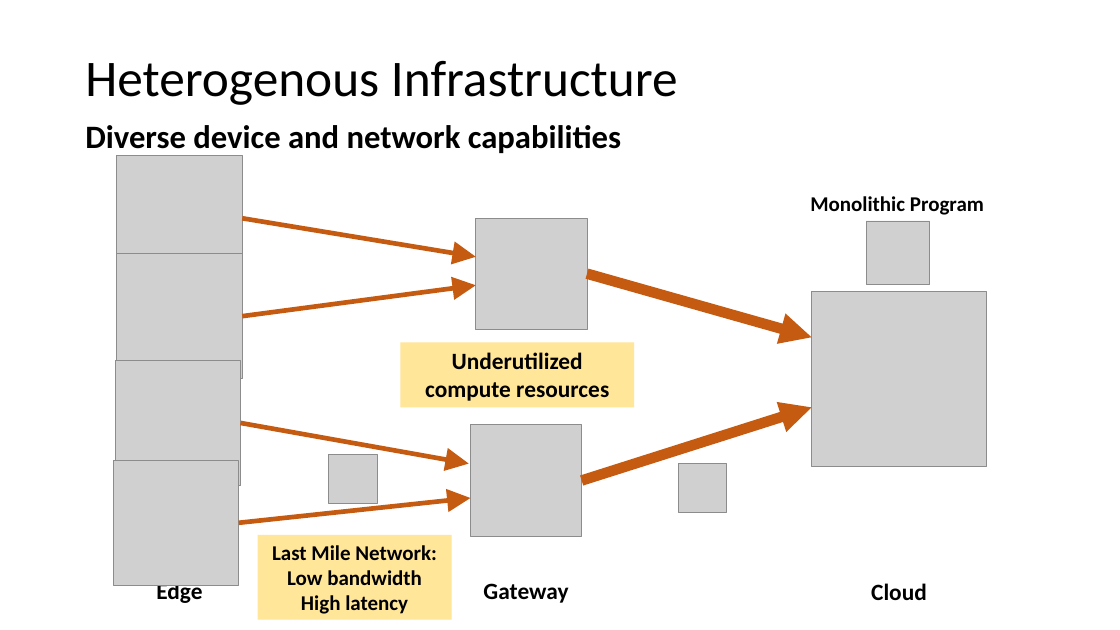
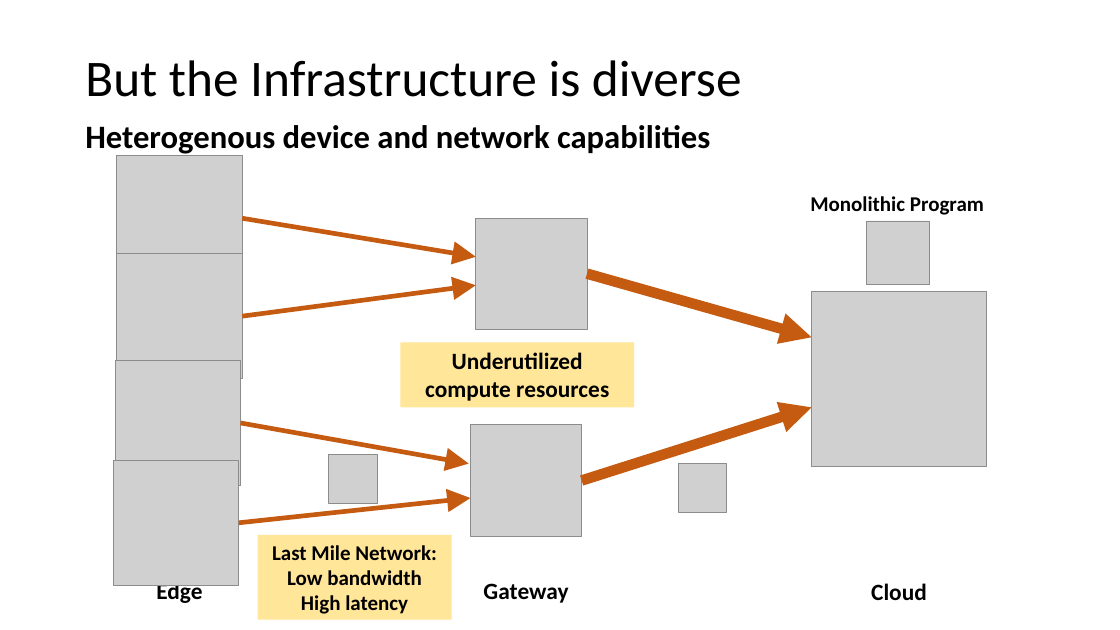
Before and after one commit to romilbhardwaj/nomad, a slide deck: slide 4 of tutorial/Nomad Bootcamp.pptx. Drawn at 1120x630 pixels with LibreOffice and Linux fonts; fonts in the diff are those of the drawing; grey boxes stand for pictures. Boxes give left, top, right and bottom in pixels: in the first picture for what was removed or moved away, otherwise in the second. Text is boxed around its words. In the diff, an @@ line names an element or a change of style, - is before the commit and + after.

```diff
--- a/tutorial/Nomad Bootcamp.pptx
+++ b/tutorial/Nomad Bootcamp.pptx
@@ title at box(85, 60, 742, 97): text changed @@
-Heterogenous Infrastructure
+But the Infrastructure is diverse
@@ text at box(85, 125, 710, 156): text changed @@
-Diverse device and network capabilities
+Heterogenous device and network capabilities
```
Also in this commit, not shown: 3 other slides changed, 4 slides added, 2 slides removed, 10 other files.
